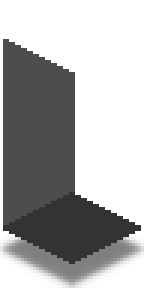
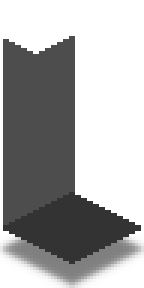
Layers edited between the first and the second 144 × 288 image:
renamed "Cover" to "Roof copy", painted on it over [39, 36, 75, 72]
